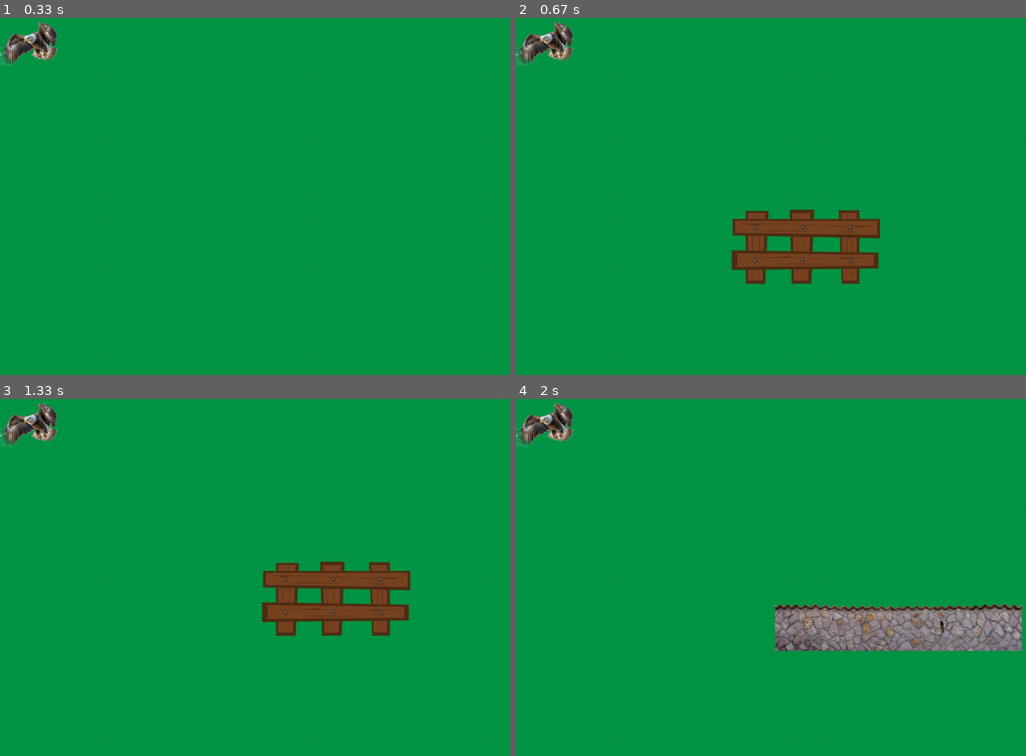
Above: before the commit, frames 1-4 (two rows, left to right).
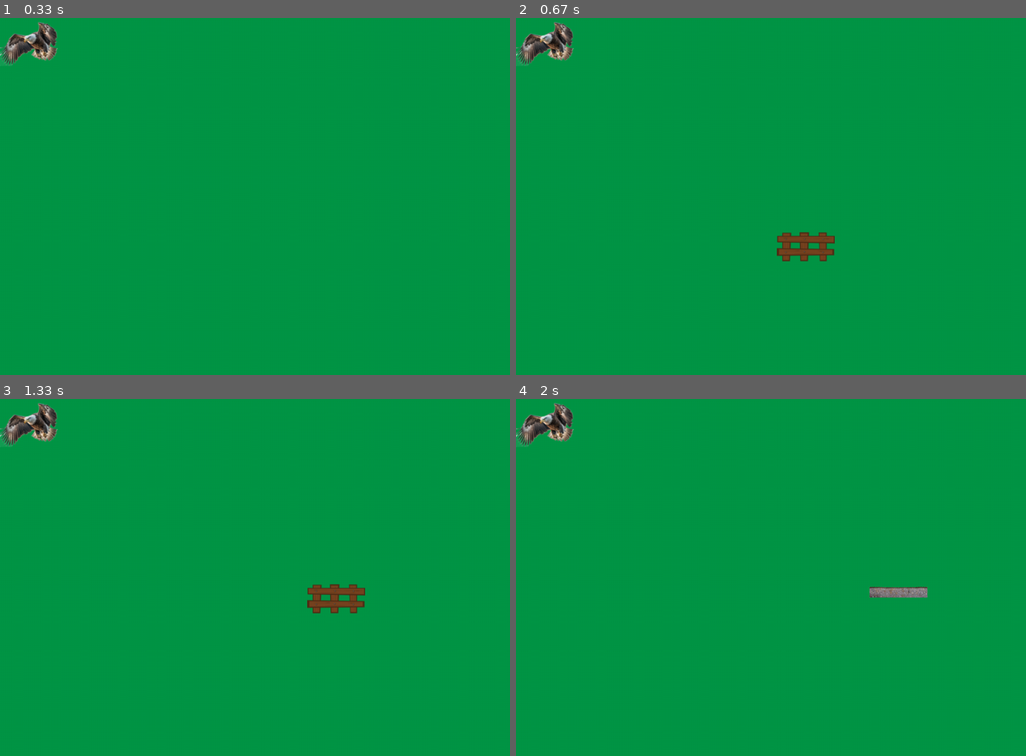
Above: after the commit, the same moments.

Repository: cersluv/Eagle_Defender
Game: pygame game, started from ventana.py
The game is run twice, just before and just after one commit, with the same random seed, the same clock (stepped at 60 frames per second) and the same inputs.
Inputs:
- Up to frame 1 (0.33 s): no input
- Up to frame 2 (0.67 s): tap F at 0.33 s
- Up to frame 3 (1.33 s): hold D 0.67-1.13 s; tap F at 0.73, 1.03, 1.23 s; hold W from 1.17 s (still down); tap 2 at 1.32 s
- Up to frame 4 (2 s): release W at 1.47 s; hold D 1.5-1.97 s; tap F at 1.57, 1.87 s

Frame 1 is identical in both runs. In frame 2, 4.3% of the frame differs, in the area x 42-72%, y 53-75%; in frame 3, 4.3%; in frame 4, 6.5%, in the area x 50-100%, y 52-71%.

Commit message:
feat: collisions
added collisions, finished.

Diff:
--- a/ventana.py
+++ b/ventana.py
@@ -16,7 +16,9 @@
 
 #Variables
 bgColor = (1,150, 70)
-barrera_rect = barrera.imagen.get_rect()
+x = 0
+y = 0
+barrera_rect = barrera.imagen.get_rect(topleft=(x, y))
 barrera_rect.center = (width//2,height//2)
 xEagle = 0
 yEagle = 0
@@ -24,8 +26,6 @@
 eagle_rect.center = (width//2,height//2)
 angulo = 0
 speed = 0.3
-x = 0
-y = 0
 rotate = pygame.transform.rotate(barrera.imagen, angulo)
 rotation = 5
 barrera_positions = []
@@ -42,6 +42,7 @@
 increment_wood = False
 increment_Stone = False
 increment_Steel = False
+
 
 while True:
     for evento in pygame.event.get():
@@ -138,14 +139,22 @@
         screen.blit(rotate, rect_rotate)
 
     # Coloca las imágenes donde el jugador las quiere
-    for pos_x, pos_y, pos_imagen in eagle_positions:
-        eagle_rect = pos_imagen.get_rect(topleft=(pos_x, pos_y))
-        screen.blit(pos_imagen, eagle_rect)
+    for pos_x, pos_y, imagen in eagle_positions:
+        rect = imagen.get_rect(topleft=(pos_x, pos_y))
+        screen.blit(imagen, rect)
+        if rect_rotate.colliderect(rect):
+            placing_barrier = False
+        else:
+            placing_barrier = True
 
+
+    # Coloca las imágenes donde el jugador las quiere
     for pos_x, pos_y, pos_angulo, pos_imagen in barrera_positions:
         rotated_barrier = pygame.transform.rotate(pos_imagen, pos_angulo)
         barrier_rect = rotated_barrier.get_rect(center=(width // 2 + pos_x, height // 2 + pos_y))
         screen.blit(rotated_barrier, barrier_rect)
 
+    print(placing_barrier)
+
     clock.tick(FPS)
     pygame.display.update()
Binary file changed: fence.png
Binary file changed: steelF.png
Binary file changed: stoneF.png
